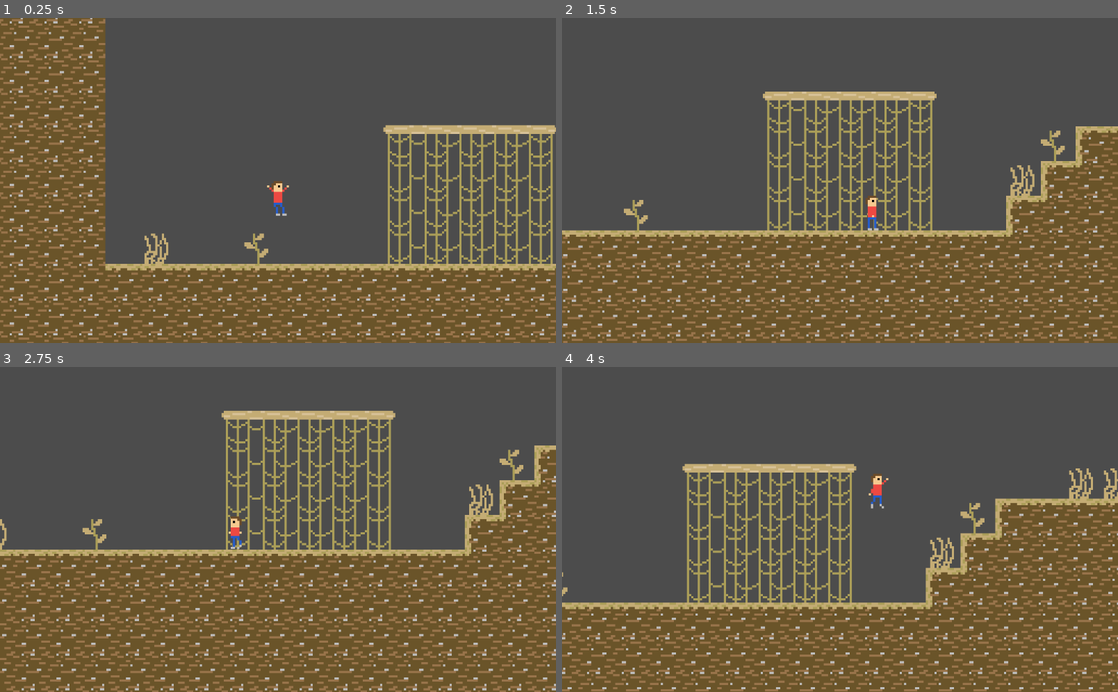
Above: before the commit, frames 1-4 (two rows, left to right).
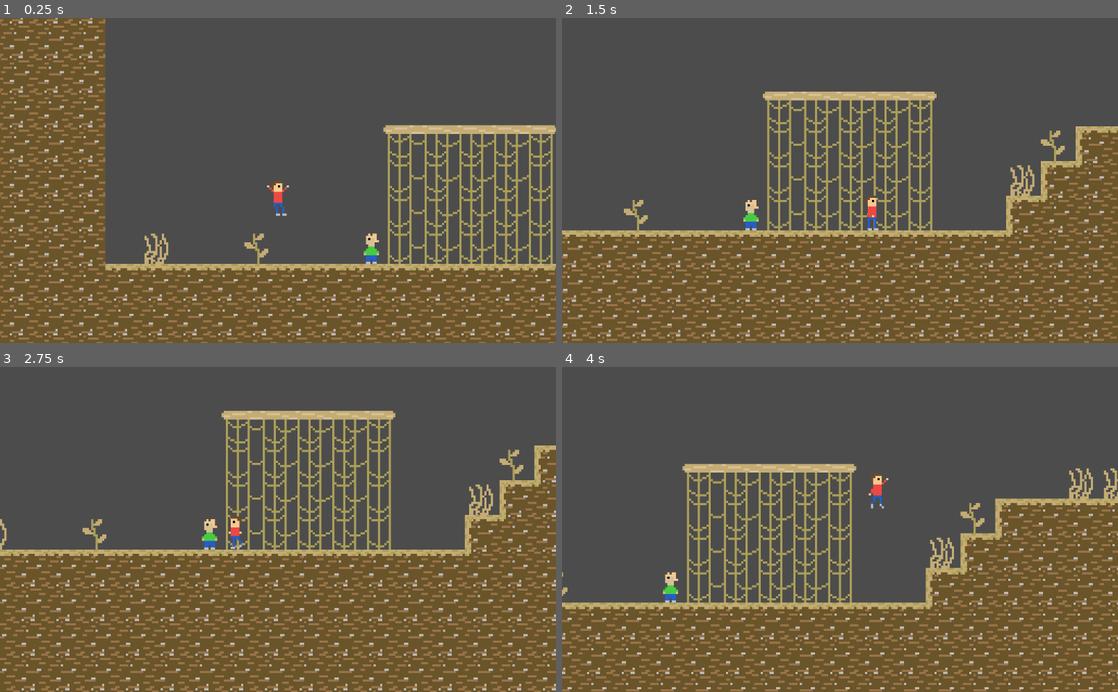
Above: after the commit, the same moments.

Repository: DucksAreMammals/WaterCollector
Game: Godot game, scene res://Scenes/Level.tscn
The game is run twice, just before and just after one commit, with the same random seed, the same clock (stepped at 60 frames per second) and the same inputs.
Inputs:
- Up to frame 1 (0.25 s): no input
- Up to frame 2 (1.5 s): hold X (run) 0.53-1.28 s; hold Right (right) from 0.53 s (still down); tap C (jump) at 0.77 s; tap X (run) at 1.35 s
- Up to frame 3 (2.75 s): tap C (jump) at 1.52 s; release Right (right) at 2.03 s; hold Left (left) from 2.03 s (still down); hold X (run) from 2.03 s (still down)
- Up to frame 4 (4 s): release Left (left) at 2.78 s; release X (run) at 2.78 s; hold Right (right) from 2.78 s (still down); tap X (run) at 2.85 s; tap C (jump) at 3.02, 3.77 s; hold X (run) from 3.53 s (still down)

The runs differ from the first frame. In frame 1, 0.2% of the frame differs, in the area x 65-69%, y 66-76%; in frame 2, 0.2%, in the area x 32-36%, y 55-66%; in frame 3, 0.2%; in frame 4, 0.2%.

Commit message:
Added NPC

Diff:
--- a/Scenes/Enemy.tscn
+++ b/Scenes/Enemy.tscn
@@ -17,7 +17,7 @@
 scale = Vector2( 4, 4 )
 frames = ExtResource( 2 )
 animation = "run"
-frame = 1
+frame = 4
 playing = true
 
 [node name="RayCastRight" type="RayCast2D" parent="."]
--- a/Scenes/Level.tscn
+++ b/Scenes/Level.tscn
@@ -1,8 +1,9 @@
-[gd_scene load_steps=5 format=2]
+[gd_scene load_steps=6 format=2]
 
 [ext_resource path="res://tileset.tres" type="TileSet" id=1]
 [ext_resource path="res://Scenes/Player.tscn" type="PackedScene" id=2]
 [ext_resource path="res://Scenes/Enemy.tscn" type="PackedScene" id=3]
+[ext_resource path="res://Scenes/NPC.tscn" type="PackedScene" id=4]
 
 [sub_resource type="RectangleShape2D" id=1]
 extents = Vector2( 4.94978, 57.3535 )
@@ -37,3 +38,6 @@
 [node name="CollisionShape2D2" type="CollisionShape2D" parent="EnemyBoxes"]
 position = Vector2( 1913.92, 269.116 )
 shape = SubResource( 1 )
+
+[node name="NPC" parent="." instance=ExtResource( 4 )]
+position = Vector2( 232, 480 )
--- /dev/null
+++ b/Scenes/NPC.tscn
@@ -0,0 +1,45 @@
+[gd_scene load_steps=4 format=2]
+
+[ext_resource path="res://Sprites/NPC.png" type="Texture" id=1]
+[ext_resource path="res://Scripts/NPC.gd" type="Script" id=2]
+
+[sub_resource type="RectangleShape2D" id=1]
+extents = Vector2( 48, 28 )
+
+[node name="NPC" type="Node2D"]
+script = ExtResource( 2 )
+
+[node name="Sprite" type="Sprite" parent="."]
+scale = Vector2( 4, 4 )
+texture = ExtResource( 1 )
+
+[node name="Area2D" type="Area2D" parent="."]
+
+[node name="CollisionShape2D" type="CollisionShape2D" parent="Area2D"]
+position = Vector2( -16, 4 )
+shape = SubResource( 1 )
+
+[node name="TextBox" type="ColorRect" parent="."]
+visible = false
+self_modulate = Color( 0, 0, 0, 1 )
+margin_left = -176.0
+margin_top = -136.0
+margin_right = 40.0
+margin_bottom = -32.0
+__meta__ = {
+"_edit_use_anchors_": false
+}
+
+[node name="Label" type="Label" parent="TextBox"]
+margin_right = 216.0
+margin_bottom = 104.0
+text = "Help us! The water tower broke and now everything is dying! The people are dehydrated and are trying to get any form of liquid they can! They will drink your blood! AAAAAAAAAAAAAAAA!"
+align = 1
+valign = 1
+autowrap = true
+__meta__ = {
+"_edit_use_anchors_": false
+}
+
+[connection signal="body_entered" from="Area2D" to="." method="_on_Area2D_body_entered"]
+[connection signal="body_exited" from="Area2D" to="." method="_on_Area2D_body_exited"]
--- /dev/null
+++ b/Scripts/NPC.gd
@@ -0,0 +1,13 @@
+extends Node2D
+
+
+func _on_Area2D_body_entered(body):
+	if (body.is_in_group("player")):
+		$TextBox.visible = true
+
+
+
+
+func _on_Area2D_body_exited(body):
+	if (body.is_in_group("player")):
+		$TextBox.visible = false
--- a/Scripts/Player.gd
+++ b/Scripts/Player.gd
@@ -28,6 +28,9 @@
 var invincible_until := -1.0
 
 var bounce := Vector2.ZERO
+
+func _ready():
+	add_to_group("player")
 
 func _process(_delta: float) -> void:
 	change_animation()
Binary file added: Sprites/NPC.png
Not shown, added: Sprites/NPC.png.import
